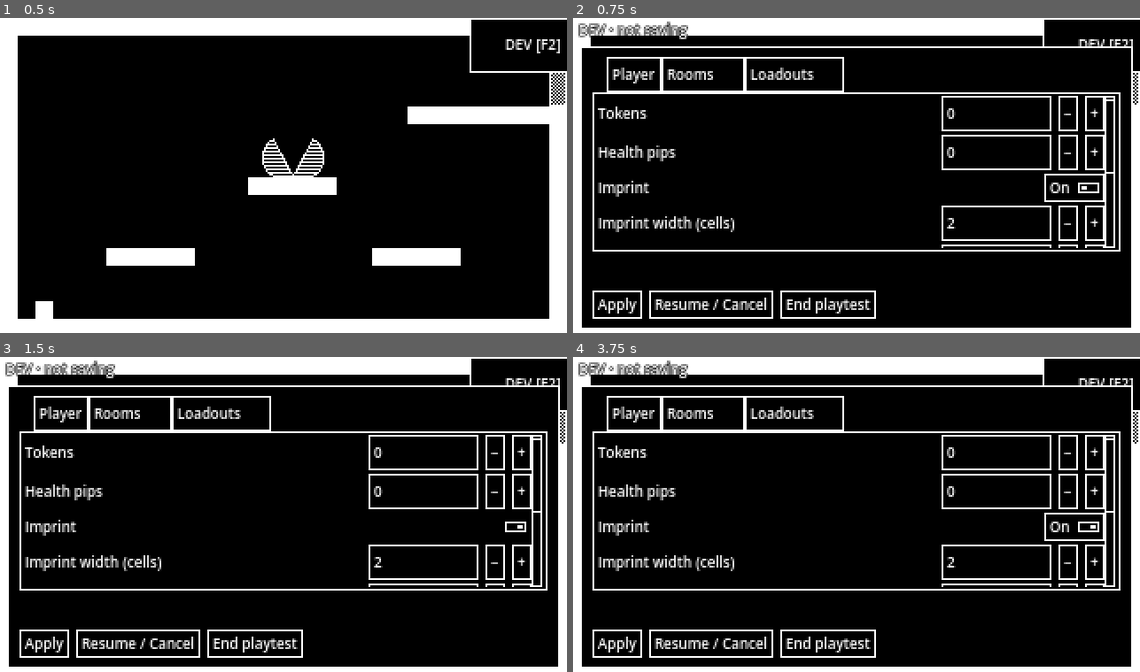
Above: before the commit, frames 1-4 (two rows, left to right).
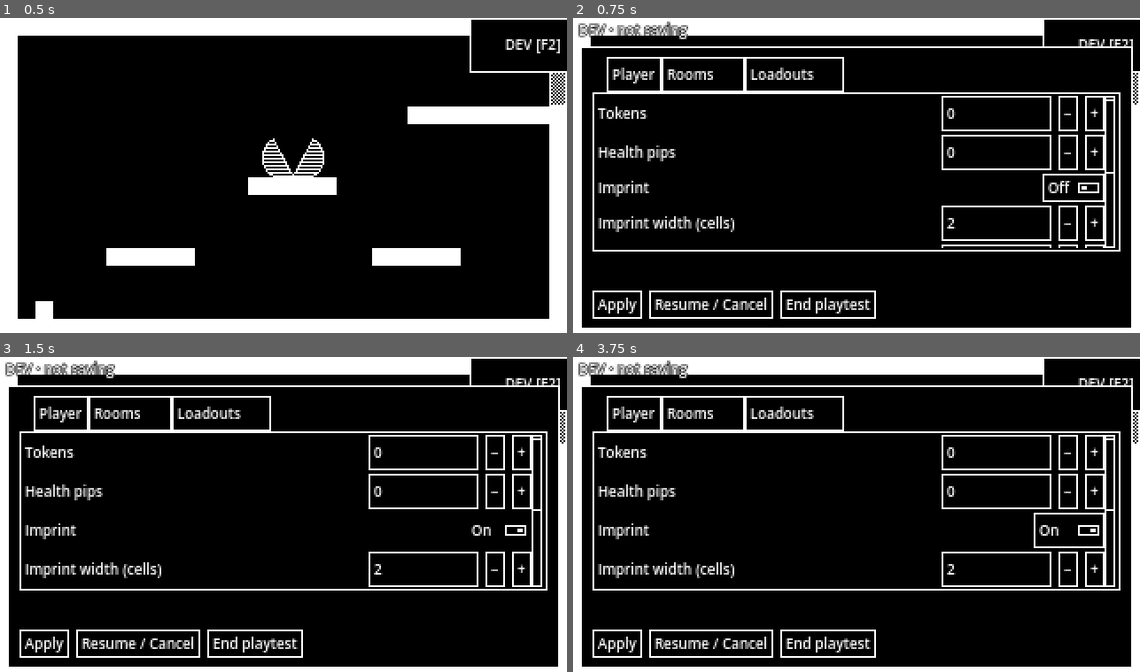
Above: after the commit, the same moments.

Repository: kvelury/freddysfall
Game: Godot game, scene res://src/world/world.tscn
Same seed, same stepped clock (60 frames per second), same inputs: the game is played once before the commit and once after it.
Inputs (mouse positions are in pixels of both pictures, inside the frame that each line leads up to):
- Up to frame 1 (0.5 s): no input
- Up to frame 2 (0.75 s): click "DEV [F2]" at 0.5 s
- Up to frame 3 (1.5 s): click (498, 527) at 1.25 s, where only the run before the commit has a clickable "On"
- Up to frame 4 (3.75 s): click "On" at 2 s; click (1071, 527) at 2.75 s, where only the run after the commit has a clickable "Off"; click "−" at 3.5 s

Frame 1 is identical in both runs. In frame 2, 0.2% of the frame differs, in the area x 82-88%, y 49-59%; in frame 3, 2.0%; in frame 4, 2.2%, in the area x 4-96%, y 48-74%.

Commit message:
Use one dev-panel scrollbar and synchronize power switch labels

Diff:
--- a/src/ui/dev_panel.gd
+++ b/src/ui/dev_panel.gd
@@ -232,7 +232,10 @@
 		var check := CheckButton.new()
 		check.text = "On"
 		row.add_child(check)
-		check.toggled.connect(func(_on: bool) -> void: _dirty[key] = true)
+		check.toggled.connect(func(on: bool) -> void:
+			check.text = "On" if on else "Off"
+			_dirty[key] = true
+		)
 		_fields[key] = check
 	elif control["type"] == "effects":
 		var effects := {}
@@ -277,6 +280,7 @@
 	_room.text_submitted.connect(func(_text: String) -> void: _start(false))
 	body.add_child(_room)
 	_rooms = ItemList.new()
+	_rooms.auto_height = true
 	_rooms.custom_minimum_size.y = 36
 	_rooms.item_selected.connect(func(index: int) -> void: _room.text = _rooms.get_item_text(index))
 	_rooms.item_activated.connect(func(index: int) -> void:
@@ -336,6 +340,7 @@
 			field.text = str(flat[key])
 		elif field is CheckButton:
 			field.set_pressed_no_signal(bool(flat[key]))
+			field.text = "On" if field.button_pressed else "Off"
 		elif field is Dictionary:
 			for effect in field:
 				field[effect].set_pressed_no_signal(flat[key].has(effect))
@@ -394,6 +399,7 @@
 
 func _build_loadouts(body: VBoxContainer) -> void:
 	_names = ItemList.new()
+	_names.auto_height = true
 	_names.custom_minimum_size.y = 42
 	_names.item_selected.connect(_select_loadout)
 	body.add_child(_names)
--- a/tests/dev_ui_test.gd
+++ b/tests/dev_ui_test.gd
@@ -25,6 +25,12 @@
 	world.player.scripted = true
 	_press(panel, KEY_F2)
 	_check(panel.opened and paused and world.modal_owner == "dev", "F2 opens a paused panel")
+	var imprint_switch: CheckButton = panel._fields["imprint_unlocked"]
+	_check(not imprint_switch.button_pressed and imprint_switch.text == "Off", "locked Imprint displays Off when the panel opens")
+	imprint_switch.button_pressed = true
+	_check(imprint_switch.text == "On", "enabling Imprint updates the label to On")
+	imprint_switch.button_pressed = false
+	_check(imprint_switch.text == "Off", "disabling Imprint updates the label to Off")
 	_check(panel._rooms.item_count == root.get_node("WorldData").rooms.size(), "room picker initially lists every implemented room")
 	var selected: PackedInt32Array = panel._rooms.get_selected_items()
 	_check(selected.size() == 1 and panel._rooms.get_item_text(selected[0]) == "8", "current room is selected without filtering out other rooms")
@@ -39,6 +45,25 @@
 	var save_rooms: Array = root.get_node("WorldData").rooms.keys().filter(func(id: String) -> bool: return id.contains("s"))
 	_check(panel._rooms.item_count == save_rooms.size(), "typing still filters save rooms")
 	panel._filter_rooms("")
+	panel._tabs.current_tab = 1
+	for index in 100:
+		panel._rooms.add_item("test_room_%d" % index)
+	for frame in 4:
+		await process_frame
+	var last_room: Rect2 = panel._rooms.get_item_rect(panel._rooms.item_count - 1)
+	_check(last_room.end.y <= panel._rooms.size.y and not panel._rooms.get_v_scroll_bar().visible, "long room list grows to fit every row without an inner scrollbar")
+	var page: ScrollContainer = panel._tabs.get_child(1)
+	_check(page.get_v_scroll_bar().visible, "Rooms uses its single outer scrollbar for the long page")
+	panel._tabs.current_tab = 2
+	for index in 100:
+		panel._names.add_item("test_loadout_%d" % index)
+	for frame in 4:
+		await process_frame
+	var last_loadout: Rect2 = panel._names.get_item_rect(panel._names.item_count - 1)
+	_check(last_loadout.end.y <= panel._names.size.y and not panel._names.get_v_scroll_bar().visible, "long loadout list also has no inner scrollbar")
+	panel._refresh_names()
+	panel._filter_rooms("")
+	panel._tabs.current_tab = 0
 	var tick: int = world.current.tick
 	await create_timer(0.05).timeout
 	_check(world.current.tick == tick, "moving platform clock stops while editing")
Not shown, changed: README.md
Not shown, changed: docs/design/game-design.md
